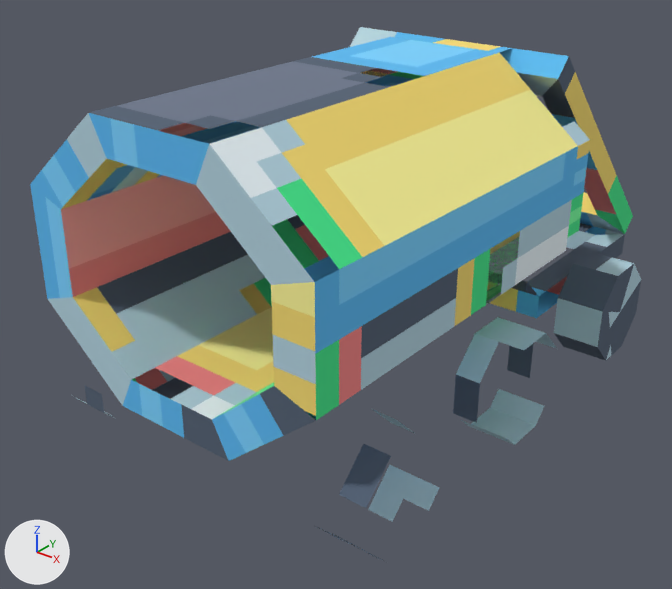
An edit to the glTF model src/models/truckma.glb, drawn before and after from the same camera.
Camera for both pictures: a camera (50 mm lens) standing at (1.232, -1.955, 1.127) and looking at (-0.074, -0.322, 0.114). Every picture has the same lights, and +X, +Y and +Z are marked at lower left. Where no turn or scale is listed for an object, it has been applied to the vertices. Vertices at the same position are counted once.

The scene before the commit, as lines of its bpy script (objects in view):
```python
ob_bottom = bpy.data.objects.new('bottom', me_mesh_9)
ob_bottom.location = (0.0, 0.088, 0.055)
ob_cylinder = bpy.data.objects.new('cylinder', me_mesh_0)
ob_cylinder.location = (0.375, 0.25, 0.0)
ob_cylinder_001 = bpy.data.objects.new('cylinder.001', me_mesh_1)
ob_cylinder_001.parent = ob_wheels
ob_cylinder_001.location = (-0.0625, -0.494, 0.05)
ob_cylinder_001.rotation_euler = (0.0, -1.571, 0.0)  # degrees (0, -90, 0)
ob_cylinder_002 = bpy.data.objects.new('cylinder.002', me_mesh_2)
ob_cylinder_002.parent = ob_wheels
ob_cylinder_002.location = (-0.0625, -0.994, 0.05)
ob_cylinder_002.rotation_euler = (0.0, -1.571, 0.0)  # degrees (0, -90, 0)
ob_cylinder_004 = bpy.data.objects.new('cylinder.004', me_mesh_4)
ob_cylinder_004.location = (-0.375, -0.75, 0.0)
ob_front = bpy.data.objects.new('front', me_mesh_7)
ob_front.location = (0.0, 0.312, 0.375)
ob_top = bpy.data.objects.new('top', me_mesh_8)
ob_top.location = (0.0, 0.253, 0.453)
ob_tube = bpy.data.objects.new('tube', me_mesh_6)
ob_tube.location = (0.0, 0.0, 0.375)
```
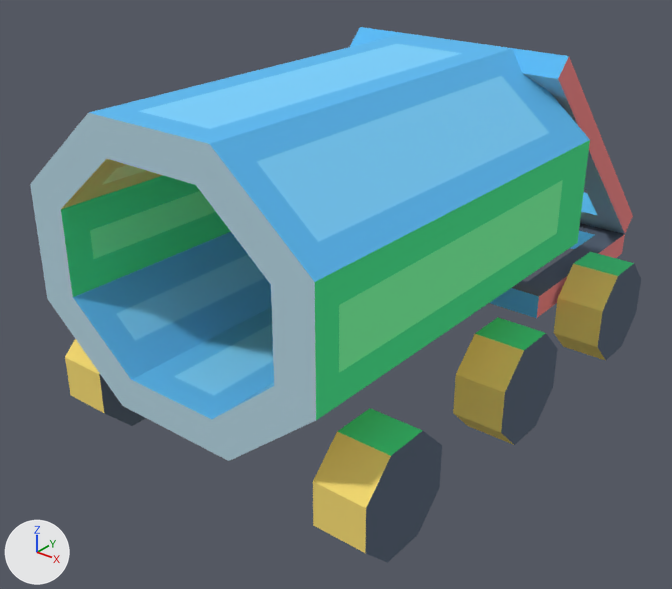
Where the newer file only moved an object's origin or applied its transform, the numbers keep the older frame.

Changed parts and their boxes (x1, y1, x2, y2) in the pictures (672 x 589 px):
'cylinder.002', surface changed, reshaped (blue to yellow)
    before: (315, 409, 440, 563)
    after: (313, 408, 442, 563)
'cylinder.001', surface changed, reshaped
    before: (453, 318, 557, 445)
    after: (453, 318, 558, 445)
'top', recoloured, surface changed
    both: (350, 27, 633, 234)
'bottom', recoloured, surface changed
    both: (487, 223, 625, 318)
part 1 of me_mesh_0, surface changed (blue to yellow)
    both: (554, 252, 641, 361)
part 2 of me_mesh_1, surface changed (cyan)
    before: (453, 318, 557, 445)
part 3 of me_mesh_2, surface changed (blue)
    before: (315, 409, 440, 563)
part 4 of me_mesh_4, surface changed (blue to yellow)
    before: (77, 386, 114, 418)
    after: (65, 339, 146, 426)
part 5 of me_mesh_5, surface changed
    after: (313, 408, 442, 563)
part 6 of me_mesh_6, surface changed
    both: (30, 37, 578, 461)
part 7 of me_mesh_7, surface changed
    before: (361, 39, 590, 291)
    after: (392, 33, 590, 250)
part 8 of me_mesh_9, surface changed
    before: (487, 223, 625, 318)
    after: (490, 223, 625, 318)

Diff of the bpy script that builds the scene:
```diff
--- a/src/models/truckma.glb.py
+++ b/src/models/truckma.glb.py
@@ me_mesh_0 @@
 me_mesh_0.from_pydata(...)  # 18 vertices, 32 faces; spans x -0.063..0.063, y -0.125..0.125, z -0.125..0.125
+# me_mesh_0 part 1: texture (UV) coordinates of 32 of 32 faces, centred in x -0.063..0.063, y -0.125..0.125, z -0.125..0.125, changed; they spanned u 0.06..0.63, v 0.09..0.66 and now span u 0.0..0.7, v 0.0..0.76
 me_mesh_0.materials.append(mat_material_0)
@@ me_mesh_4 @@
 me_mesh_4.from_pydata(...)  # 18 vertices, 32 faces; spans x -0.063..0.063, y -0.125..0.125, z -0.125..0.125
+# me_mesh_4 part 4: texture (UV) coordinates of 32 of 32 faces, centred in x -0.063..0.063, y -0.125..0.125, z -0.125..0.125, changed; they spanned u 0.06..1.04, v 0.14..1.04 and now span u 0.0..0.7, v 0.0..0.76
 me_mesh_4.materials.append(mat_material_0)
@@ me_mesh_5 @@
 me_mesh_5.from_pydata(...)  # 18 vertices, 32 faces; spans x -0.125..0.125, y -0.125..0.125, z -0.062..0.062
 # used by ob_cylinder_005; parent = ob_wheels; location = (-0.812, -0.494, 0.05); rotation_euler = (0.0, -1.571, 0.0), in degrees (0, -90, 0)
+# me_mesh_5 part 5: texture (UV) coordinates of 32 of 32 faces, centred in x -0.125..0.125, y -0.125..0.125, z -0.062..0.062, changed; they spanned u 0.03..0.97, v 0.01..1.04 and now span u 0.0..0.7, v 0.0..0.76
 me_mesh_5.materials.append(mat_material_0)
@@ me_mesh_6 @@
 me_mesh_6.from_pydata(...)  # 32 vertices, 64 faces; spans x -0.375..0.375, y -0.938..0.0, z -0.313..0.313
+# me_mesh_6 part 6: texture (UV) coordinates of 64 of 64 faces, centred in x -0.375..0.375, y -0.938..0.0, z -0.313..0.312, changed; they spanned u 0.0..0.6, v 0.0..0.73 and now span u 0.0..0.62, v 0.0..0.7
 me_mesh_6.materials.append(mat_material_1)
@@ me_mesh_7 @@
-me_mesh_7.from_pydata(...)  # 18 vertices, 32 faces; spans x -0.375..0.375, y -0.313..-0.25, z -0.313..0.312
+me_mesh_7.from_pydata(...)  # 18 vertices, 32 faces; spans x -0.375..0.375, y -0.313..-0.25, z -0.313..0.313
+# me_mesh_7 part 7: texture (UV) coordinates of 32 of 32 faces, centred in x -0.375..0.375, y -0.313..-0.25, z -0.313..0.312, changed; they spanned u 0.19..0.94, v 0.0..0.84 and now span u 0.0..0.62, v 0.0..0.38
 me_mesh_7.materials.append(mat_material_1)
@@ me_mesh_8 @@
 me_mesh_8.from_pydata(...)  # 16 vertices, 32 faces; spans x -0.3..0.3, y -0.234..0.367, z -0.367..0.234
-me_mesh_8.materials.append(mat_material_0)
+# me_mesh_8 part 9: texture (UV) coordinates of 32 of 32 faces, centred in x -0.3..0.3, y -0.22..0.352, z -0.352..0.22, changed; they spanned u 0.0..0.44, v 0.0..0.47 and now span u 0.06..0.72, v 0.0..0.72
+me_mesh_8.materials.append(mat_material_1)
@@ me_mesh_9 @@
 me_mesh_9.from_pydata(...)  # 16 vertices, 32 faces; spans x -0.3..0.3, y -0.05..0.488, z -0.031..0.031
-me_mesh_9.materials.append(mat_material_0)
+# me_mesh_9 part 8: texture (UV) coordinates of 32 of 32 faces, centred in x -0.3..0.3, y -0.05..0.488, z -0.031..0.031, changed; they spanned u 0.03..0.71, v 0.0..0.68 and now span u 0.11..0.69, v 0.02..0.66
+me_mesh_9.materials.append(mat_material_1)
@@ ob_cylinder_001 @@
-ob_cylinder_001 = bpy.data.objects.new('cylinder.001', me_mesh_1)
+ob_cylinder_001 = bpy.data.objects.new('cylinder.001', me_mesh_3)
 ob_cylinder_001.parent = ob_wheels
@@ ob_cylinder_002 @@
-ob_cylinder_002 = bpy.data.objects.new('cylinder.002', me_mesh_2)
+ob_cylinder_002 = bpy.data.objects.new('cylinder.002', me_mesh_5)
 ob_cylinder_002.parent = ob_wheels
```
